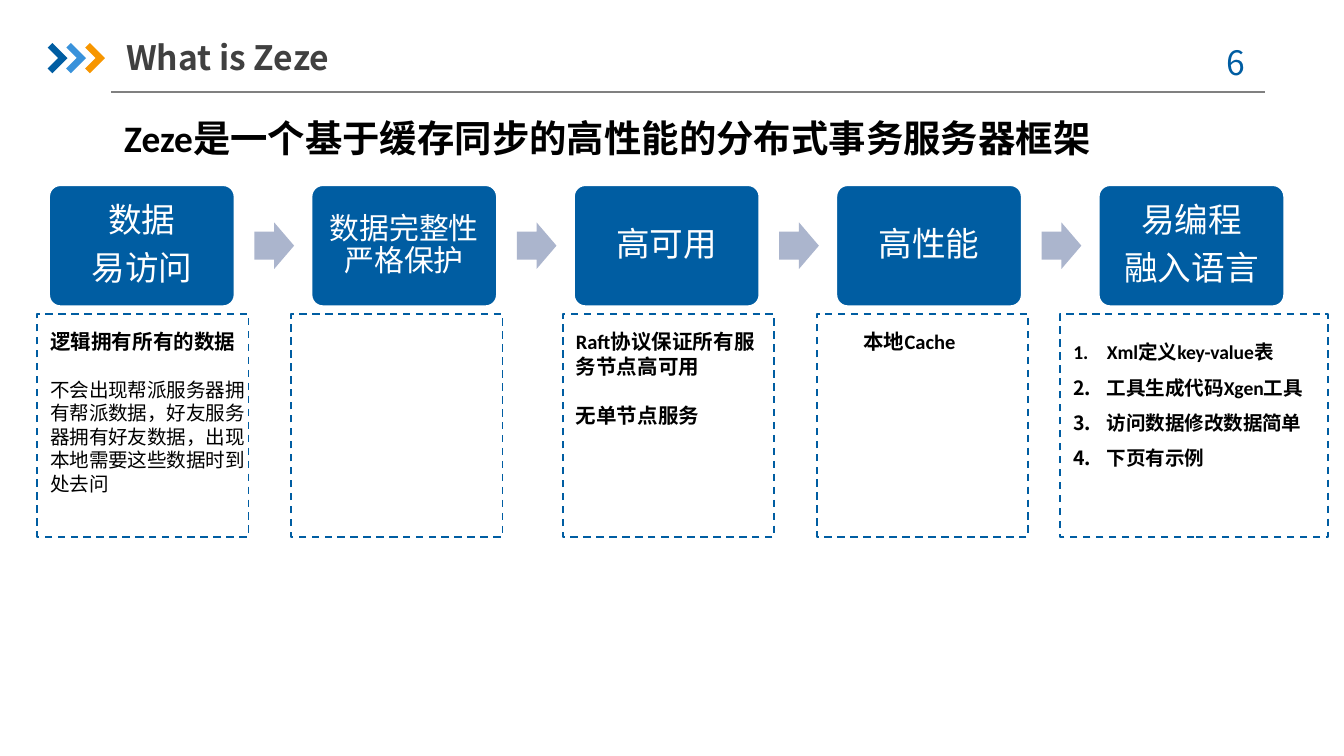
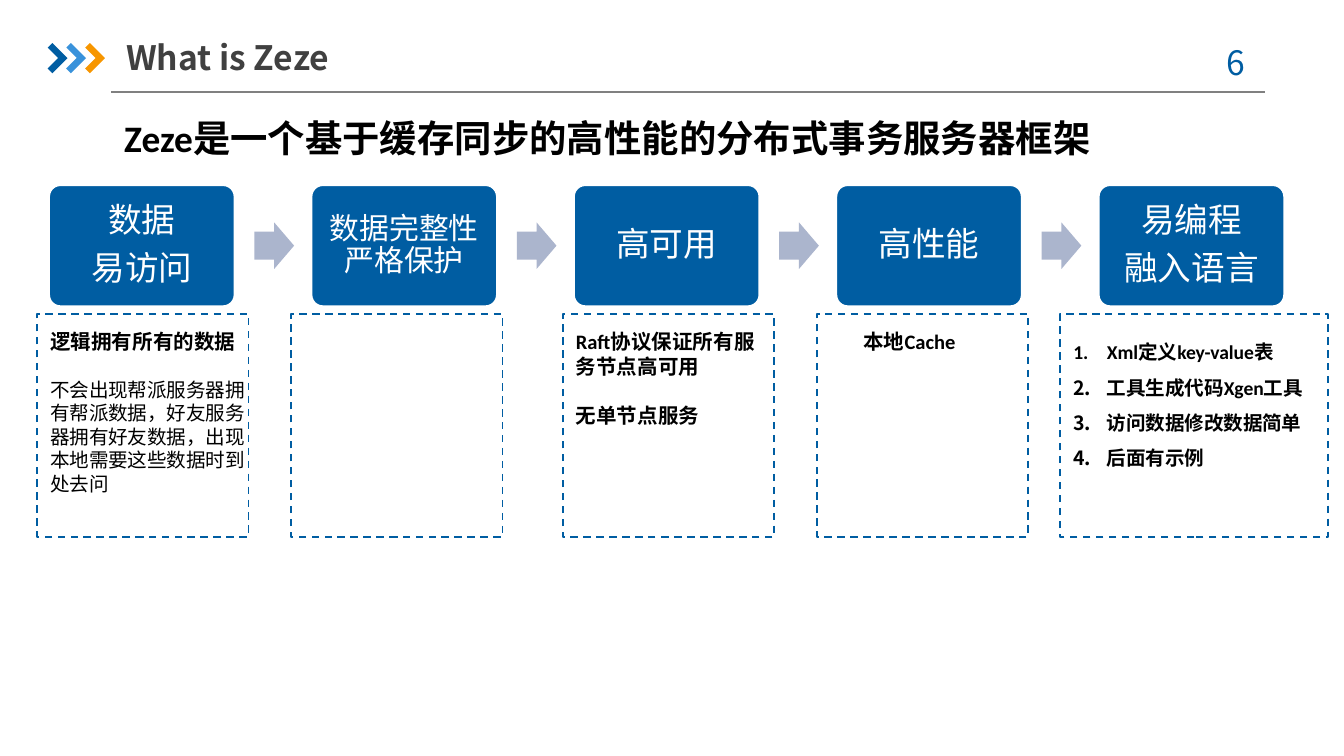
Before and after one commit to e2wugui/zeze, a slide deck: slide 6 of doc/基于缓存同步的分布式事务服务器框架.pptx. Drawn at 1344x756 pixels with LibreOffice and Linux fonts; fonts in the diff are those of the drawing; background and template pictures are left out. Boxes give left, top, right and bottom in pixels: in the first picture for what was removed or moved away, otherwise in the second. Text is boxed around its words. In the diff, an @@ line names an element or a change of style, - is before the commit and + after.

```diff
--- a/doc/基于缓存同步的分布式事务服务器框架.pptx
+++ b/doc/基于缓存同步的分布式事务服务器框架.pptx
@@ text at bbox=[1107, 448, 1204, 467]: text changed @@
-4. 下页有示例
+4. 后面有示例
```
Also in this commit, not shown: 3 other slides changed, 1 other file.
